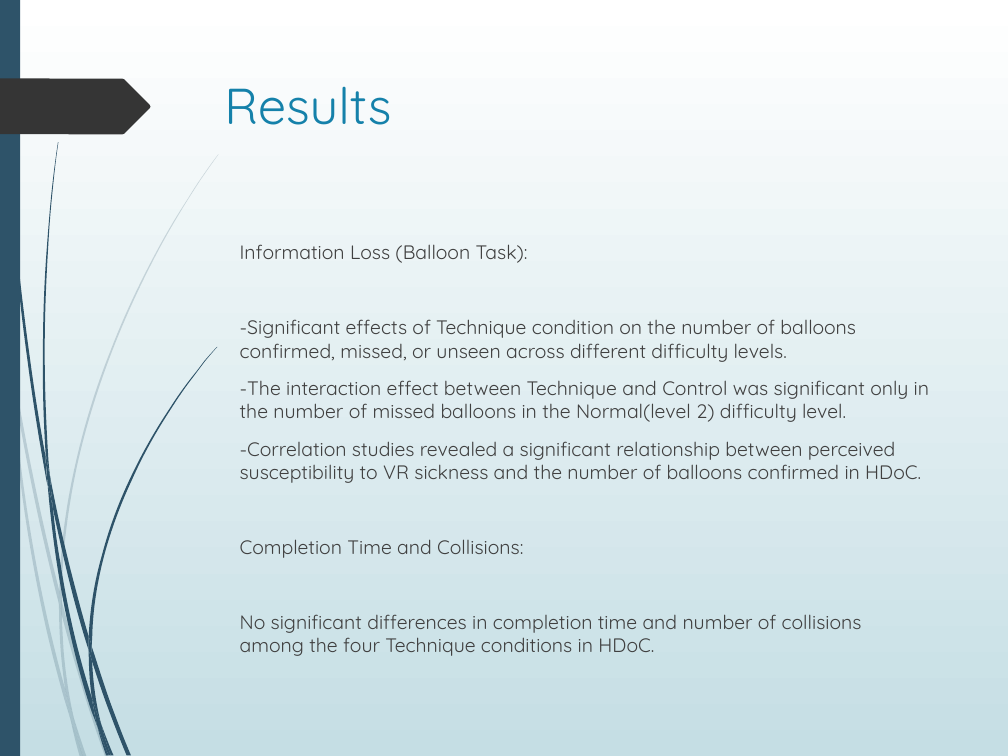
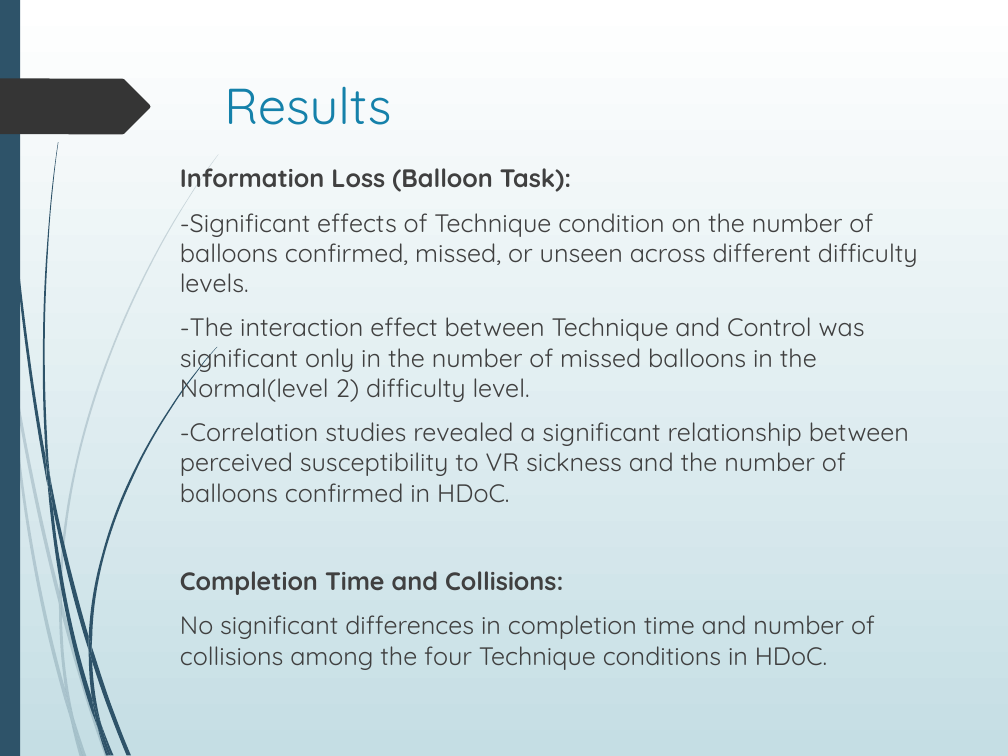
Before and after one commit to Akash3121/3D, a slide deck: slide 12 of Paper-Presentation/Akash - VR_Sickness_Mitigation_Methods_Presentation.pptx (slide 13 before the commit). Drawn at 1008x756 pixels with LibreOffice and Linux fonts; fonts in the diff are those of the drawing. Boxes give left, top, right and bottom in pixels: in the first picture for what was removed or moved away, otherwise in the second. Text is boxed around its words. In the diff, an @@ line names an element or a change of style, - is before the commit and + after.

```diff
--- a/Paper-Presentation/Akash - VR_Sickness_Mitigation_Methods_Presentation.pptx
+++ b/Paper-Presentation/Akash - VR_Sickness_Mitigation_Methods_Presentation.pptx
@@ text "Information Loss (Balloon Task):" moved from (x1=240, y1=244, x2=929, y2=656) to (x1=180, y1=168, x2=918, y2=670) @@
@@ text "Information Loss (Balloon Task):" at (x1=180, y1=168, x2=918, y2=670): size 13.9 to 18 pt; bold on in "Information Loss (Balloon Task):", "Completion Time and Collisions:" @@
```
Also in this commit, not shown: 5 other slides changed, 1 slide removed.
